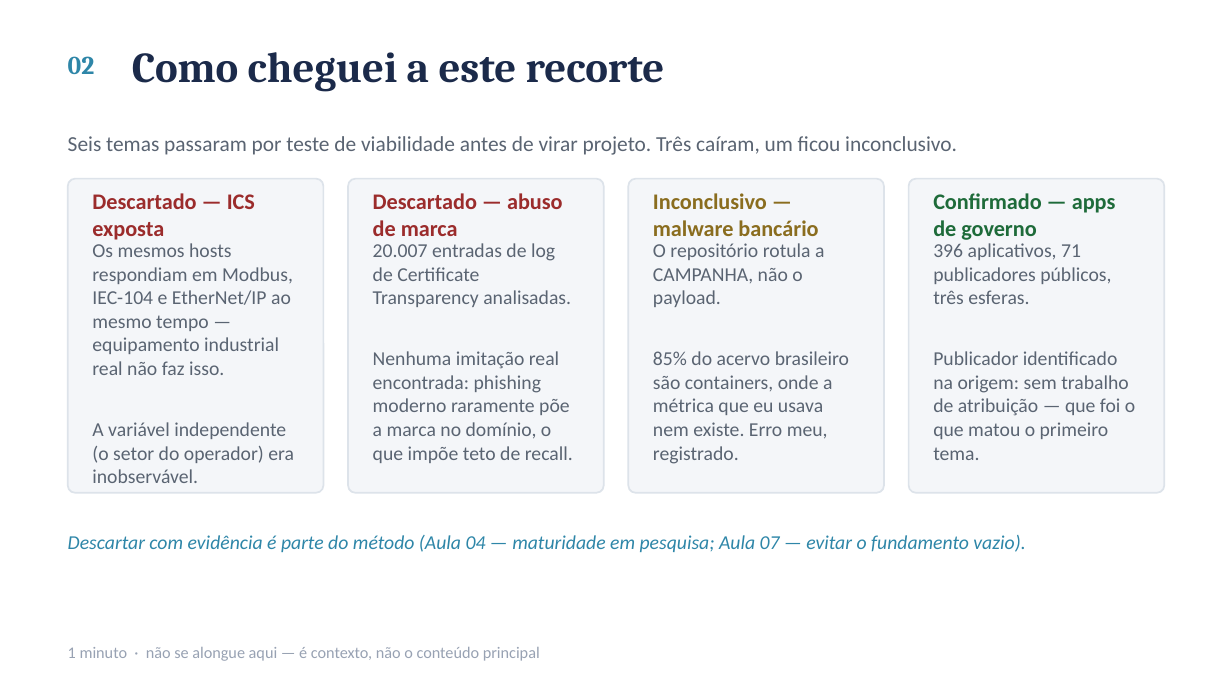
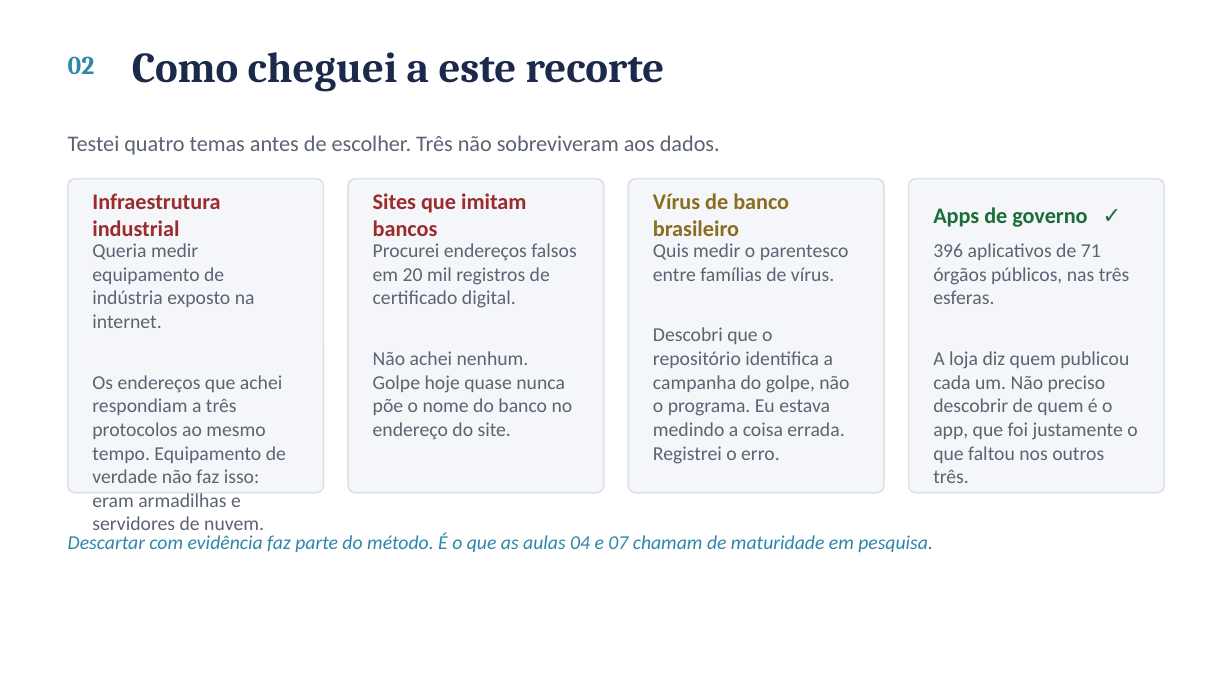
Before and after one commit to ClaudioAMF1/TCC, a slide deck: slide 3 of seminario/seminario-analise-de-artigo.pptx. Drawn at 1232x693 pixels with LibreOffice and Linux fonts; fonts in the diff are those of the drawing. Boxes give left, top, right and bottom in pixels: in the first picture for what was removed or moved away, otherwise in the second. Text is boxed around its words. In the diff, an @@ line names an element or a change of style, - is before the commit and + after.

```diff
--- a/seminario/seminario-analise-de-artigo.pptx
+++ b/seminario/seminario-analise-de-artigo.pptx
@@ text at box(68, 135, 720, 155): text changed; size 12.5 to 13 pt @@
-Seis temas passaram por teste de viabilidade antes de virar projeto. Três caíram, um ficou inconclusivo.
+Testei quatro temas antes de escolher. Três não sobreviveram aos dados.
@@ text at box(92, 193, 220, 236): text changed @@
-Descartado — ICS exposta
+Infraestrutura industrial
@@ text at box(373, 193, 526, 236): text changed @@
-Descartado — abuso de marca
+Sites que imitam bancos
@@ text at box(653, 193, 789, 236): text changed @@
-Inconclusivo — malware bancário
+Vírus de banco brasileiro
@@ text at box(933, 207, 1087, 227): text changed @@
-Confirmado — apps de governo
+Apps de governo ✓
@@ text at box(92, 243, 286, 536): text changed @@
-Os mesmos hosts respondiam em Modbus, IEC-104 e EtherNet/IP ao mesmo tempo — equipamento industrial real não faz isso.
-A variável independente (o setor do operador) era inobservável.
+Queria medir equipamento de indústria exposto na internet.
+Os endereços que achei respondiam a três protocolos ao mesmo tempo. Equipamento de verdade não faz isso: eram armadilhas e servidores de nuvem.
@@ text at box(373, 243, 576, 440): text changed @@
-20.007 entradas de log de Certificate Transparency analisadas.
-Nenhuma imitação real encontrada: phishing moderno raramente põe a marca no domínio, o que impõe teto de recall.
+Procurei endereços falsos em 20 mil registros de certificado digital.
+Não achei nenhum. Golpe hoje quase nunca põe o nome do banco no endereço do site.
@@ text at box(653, 243, 849, 464): text changed @@
-O repositório rotula a CAMPANHA, não o payload.
-85% do acervo brasileiro são containers, onde a métrica que eu usava nem existe. Erro meu, registrado.
+Quis medir o parentesco entre famílias de vírus.
+Descobri que o repositório identifica a campanha do golpe, não o programa. Eu estava medindo a coisa errada. Registrei o erro.
@@ text at box(933, 243, 1137, 483): text changed @@
-396 aplicativos, 71 publicadores públicos, três esferas.
-Publicador identificado na origem: sem trabalho de atribuição — que foi o que matou o primeiro tema.
+396 aplicativos de 71 órgãos públicos, nas três esferas.
+A loja diz quem publicou cada um. Não preciso descobrir de quem é o app, que foi justamente o que faltou nos outros três.
@@ text at box(68, 533, 933, 552): text changed @@
-Descartar com evidência é parte do método (Aula 04 — maturidade em pesquisa; Aula 07 — evitar o fundamento vazio).
+Descartar com evidência faz parte do método. É o que as aulas 04 e 07 chamam de maturidade em pesquisa.
@@ text removed at box(68, 647, 540, 661) @@
-1 minuto · não se alongue aqui — é contexto, não o conteúdo principal
```
Also in this commit, not shown: 14 other slides changed, 3 other files.
